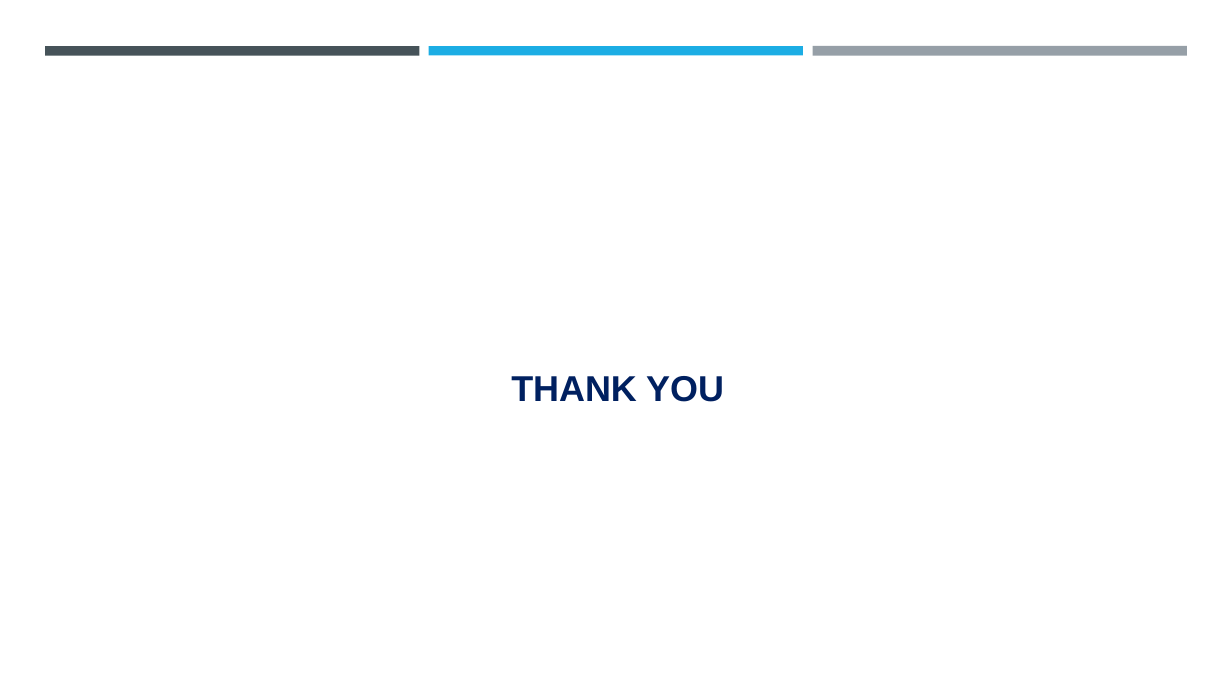
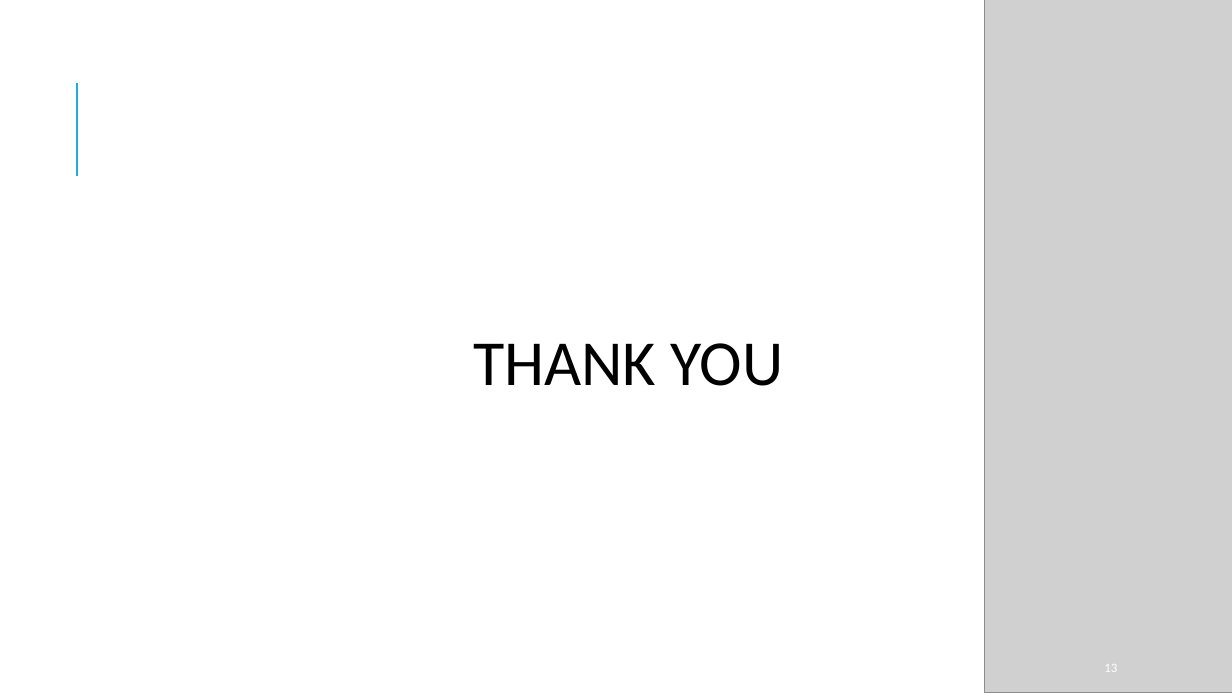
Before and after one commit to kalairehoboth/My-project, a slide deck: slide 13 of Capstone project.pptx. Drawn at 1232x693 pixels with LibreOffice and Linux fonts; fonts in the diff are those of the drawing; grey boxes stand for pictures; background and template pictures are left out. Boxes give left, top, right and bottom in pixels: in the first picture for what was removed or moved away, otherwise in the second. Text is boxed around its words. In the diff, an @@ line names an element or a change of style, - is before the commit and + after.

```diff
--- a/Capstone project.pptx
+++ b/Capstone project.pptx
@@ rectangle added at box(0, 0, 763, 693), fill #FFFFFF at 90% opacity @@
@@ picture added at box(985, 0, 1232, 693) @@
@@ rectangle removed at box(45, 46, 420, 55) @@
@@ rectangle removed at box(429, 46, 803, 55) @@
@@ rectangle removed at box(812, 46, 1187, 56) @@
@@ line added from (77, 176) to (77, 83), #1CADE4 1.5 pt @@
@@ text "THANK YOU": place and size @@
-text "THANK YOU" at box(511, 376, 724, 402)
+text "THANK YOU" at box(473, 343, 784, 386)
@@ text "THANK YOU" at box(473, 343, 784, 386): size 28 to 50 pt, font Arial to Calibri, text colour #002060 to #000000, bold off; alignment centre to left; line spacing 1 to 0.9; more space between paragraphs; vertical alignment bottom to top @@
@@ page number added at box(1104, 664, 1117, 672), 10 pt, text #FFFFFF @@
+13
```
Also in this commit, not shown: 10 other slides changed, 2 slides added, 2 slides removed.
